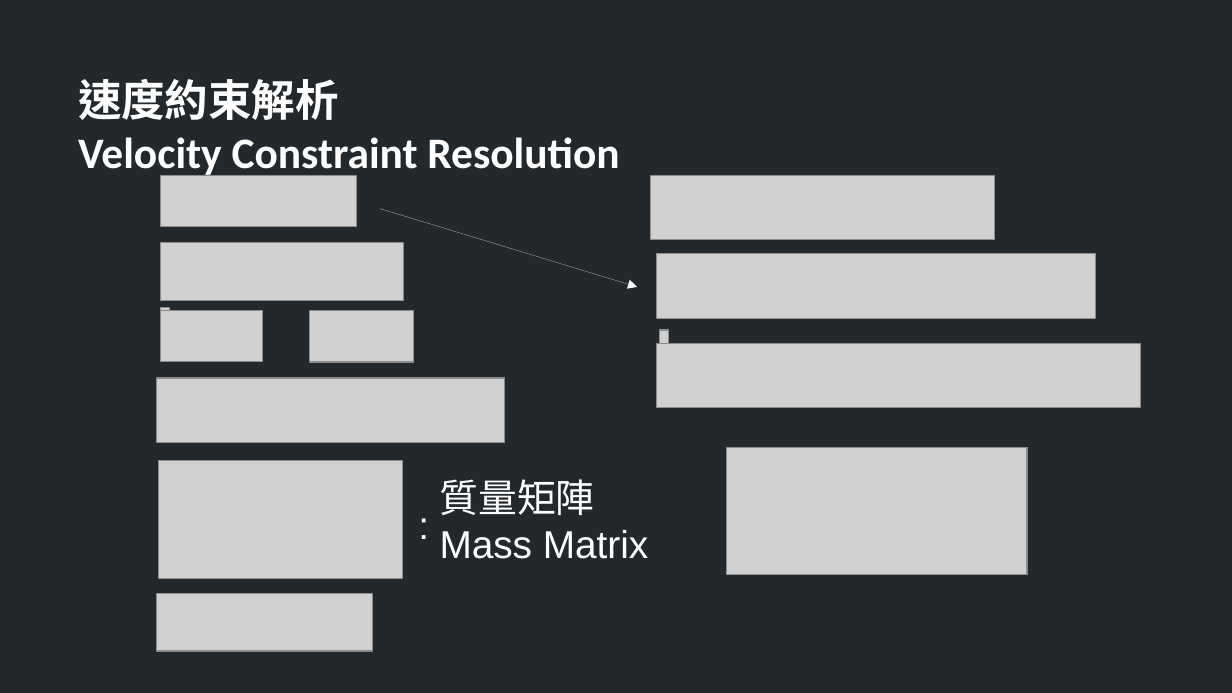
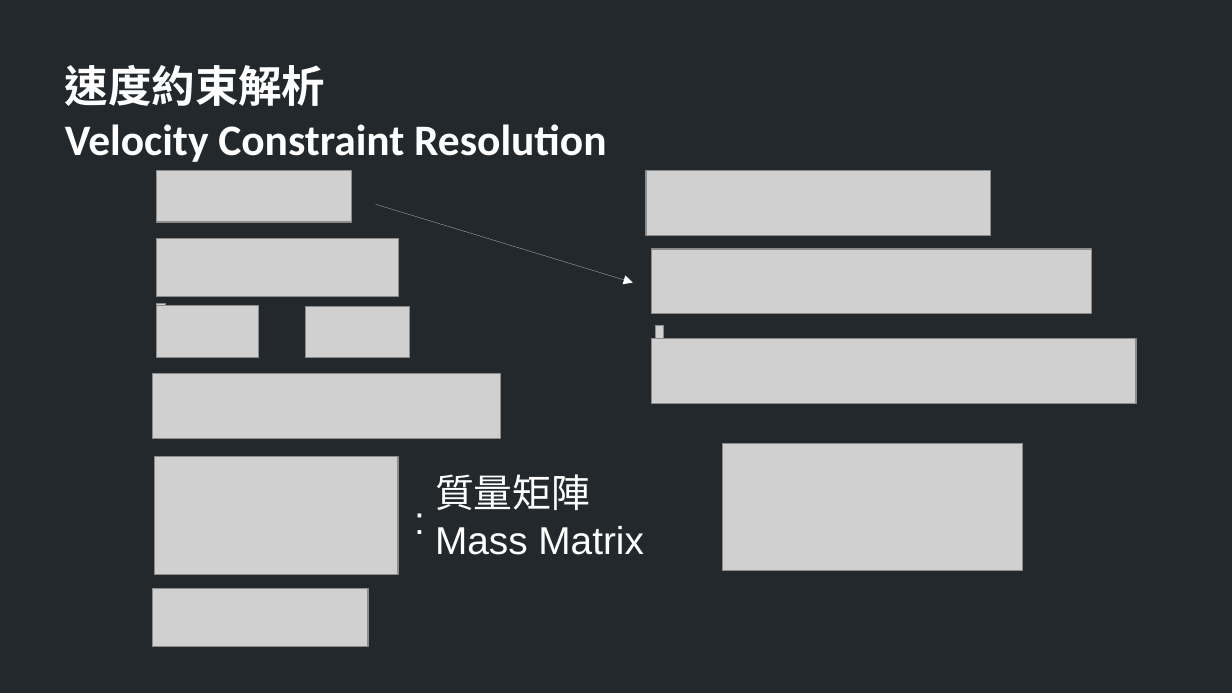
Before and after one commit to TheAllenChou/unity-physics-constraints, a slide deck: slide 11 of slides/physics constraints in games.odp. Drawn at 1232x693 pixels with LibreOffice and Linux fonts; fonts in the diff are those of the drawing; grey boxes stand for pictures. Boxes give left, top, right and bottom in pixels: in the first picture for what was removed or moved away, otherwise in the second. Text is boxed around its words. In the diff, an @@ line names an element or a change of style, - is before the commit and + after.

```diff
--- a/slides/physics constraints in games.odp
+++ b/slides/physics constraints in games.odp
@@ text "速度約束解析": place and size @@
-text "速度約束解析" at bbox=[78, 79, 619, 179]
+text "速度約束解析" at bbox=[65, 65, 606, 162]
@@ 13 pictures, 2 texts, 1 arrow: place and size @@
-13 pictures, 2 texts, 1 arrow at bbox=[157, 176, 1140, 652]
+13 pictures, 2 texts, 1 arrow at bbox=[152, 171, 1136, 647]
```
Also in this commit, not shown: 20 other slides changed, 1 slide removed.
